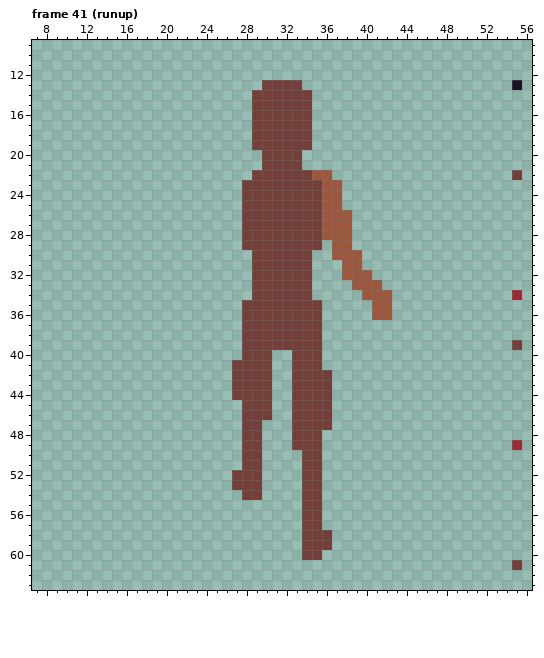
Pixel-art file, stored at arto/player/DudebroRun.ase. The first picture shows the starting point.
64x64 pixels, 50 frames. Shown: frame 41 (runup): x 7..56, y 9..63. The commit also changed other frames, which this record leaves out.
Now the later version:
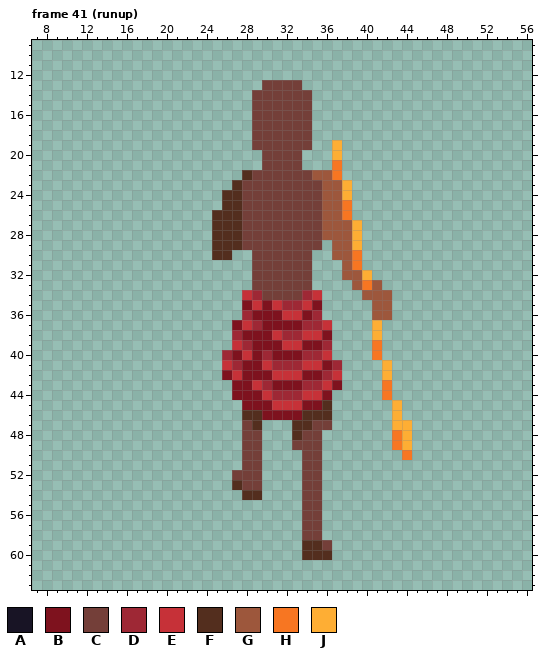
Palette (. is transparent): A #181425  B #7e121e  C #743f39  D #9e2835  E #c63138  F #532e1e  G #9d573c  H #f77622  J #feae34
The edit:
layer "ermerm" added
layer "Layer 1" added
layer "kuchistick" removed
Frame 41 (runup):
y 13: x 55 A -> .
y 19..20: x 37 . -> J
y 21: x 37 . -> H
y 22: x 28 . -> F; x 37 . -> H; x 55 C -> .
y 23: x 27 . -> F; x 38 . -> J
y 24: x 26..27 .. -> FF; x 38 . -> J
y 25: x 26..27 .. -> FF; x 38 . -> H
y 26: x 25..27 ... -> FFF; x 38 G -> H
y 27..29: x 25..27 ... -> FFF; x 39 . -> J
y 30: x 25..26 .. -> FF; x 39 G -> H
y 31: x 39 G -> H
y 32: x 40 G -> J
y 33: x 40 G -> H
y 34: x 28..29 .C -> ED; x 34..35 C. -> DE; x 55 D -> .
y 35: x 28..35 CCCCCCCC -> BEBEDDEB
y 36: x 28..35 CCCCCCCC -> DBBBEEBD
y 37: x 27..36 .CCCCCCCC. -> BEDBBBBDDE; x 41 . -> J
y 38: x 27..36 .CCCCCCCC. -> DBBBEDDEEB; x 41 . -> J
y 39: x 27..36 .CCCCCCCC. -> EDBBBEEBBD; x 41 . -> H; x 55 C -> .
y 40: x 26..36 ..CCC..CCC. -> DBEBDBBBDDE; x 41 . -> H
y 41: x 26..37 .CCCC..CCC.. -> EDBBEDDDEEBD; x 42 . -> J
y 42: x 26..37 .CCCC..CCCC. -> BEBBBEEEBBDE; x 42 . -> J
y 43: x 27..37 CCCC..CCCC. -> BBEDBBBDDEB; x 42 . -> H
y 44: x 27..36 CCCC..CCCC -> BBBEDDDEEB; x 42 . -> H
y 45: x 28..36 CCC..CCCC -> BBBEEEBBF; x 43 . -> J
y 46: x 28..36 CCC..CCCC -> FFBBBBFFF; x 43 . -> J
y 47: x 29 C -> F; x 33..34 CC -> FF; x 43..44 .. -> JJ
y 48: x 33 C -> F; x 43..44 .. -> HJ
y 49: x 43..44 .. -> HJ; x 55 D -> .
y 50: x 44 . -> H
y 53: x 27 C -> F
y 54: x 28..29 CC -> FF
y 58: x 36 C -> .
y 59: x 34..35 CC -> FF
y 60: x 34..36 CC. -> FFF
y 61: x 55 C -> .
